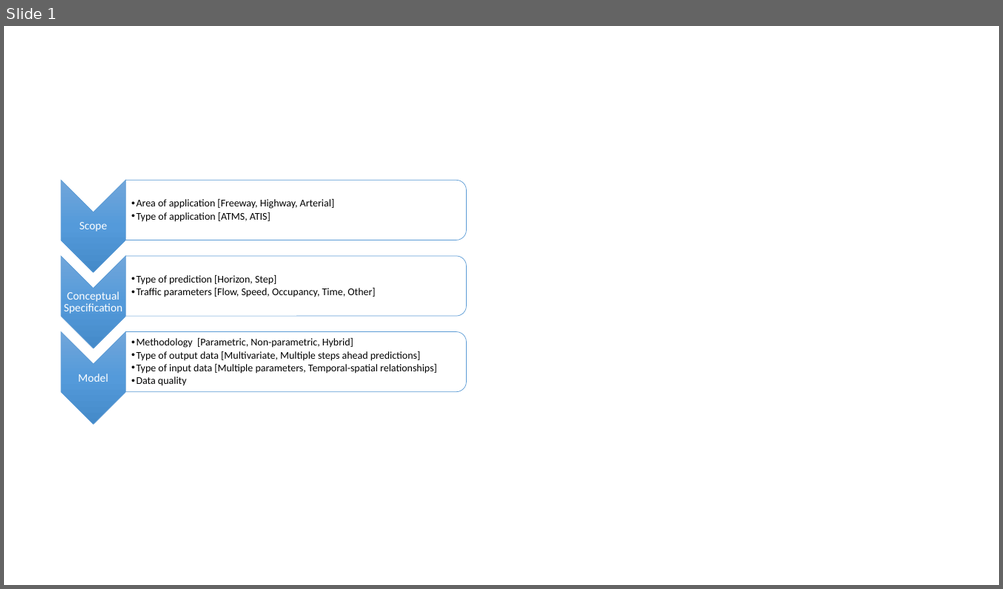
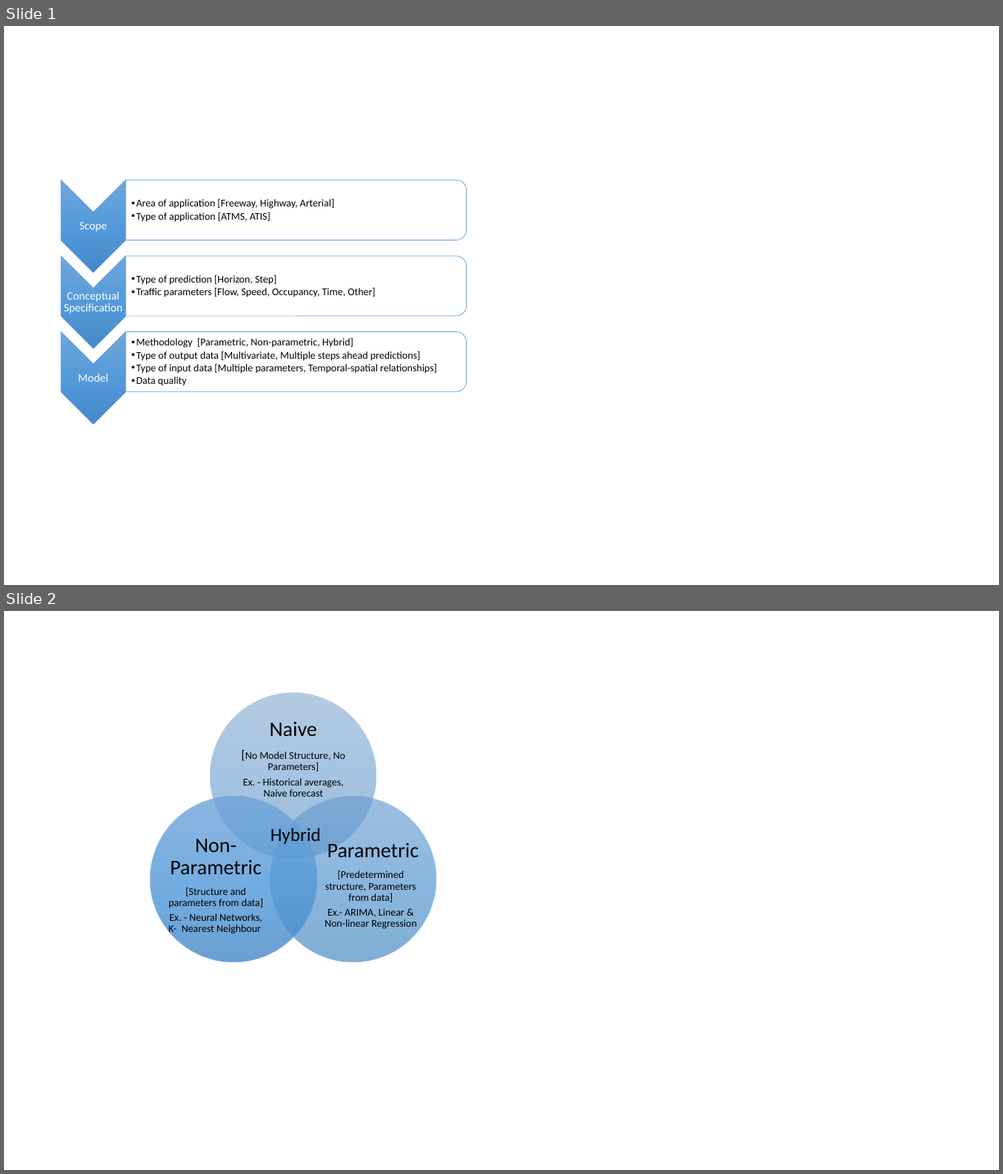
Before and after one commit to adnapibar/ms-research-thesis, a slide deck: latex-thesis/figures.pptx. Shown one above the other, each under a label of ours: slide 1 before the commit, slides 1 and 2 after it. The pictures are 1003x589 and 1003x1174 pixels, drawn with LibreOffice and Linux fonts; fonts in the diff are those of the drawing. Boxes give left, top, right and bottom in pixels: in the first picture for what was removed or moved away, otherwise in the second. Text is boxed around its words. In the diff, an @@ line names an element or a change of style, - is before the commit and + after.

```diff
--- a/latex-thesis/figures.pptx
+++ b/latex-thesis/figures.pptx
@@ slide 2 added at (4, 611, 999, 1170), background #FFFFFF @@
@@ text added at (270, 828, 321, 844), 18 pt, text #000000 @@
+Hybrid
@@ group added at (151, 693, 436, 963): 3 ellipses, 3 texts @@
+Naive
+[No Model Structure, No Parameters]
+Ex. - Historical averages, Naive forecast
+Parametric
+[Predetermined structure, Parameters from data]
+Ex.- ARIMA, Linear & Non-linear Regression
+Non-Parametric
+[Structure and parameters from data]
+Ex. - Neural Networks, K- Nearest Neighbour
```
Also in this commit, not shown: 2 slides changed, 2 other slides added, 4 other files.
